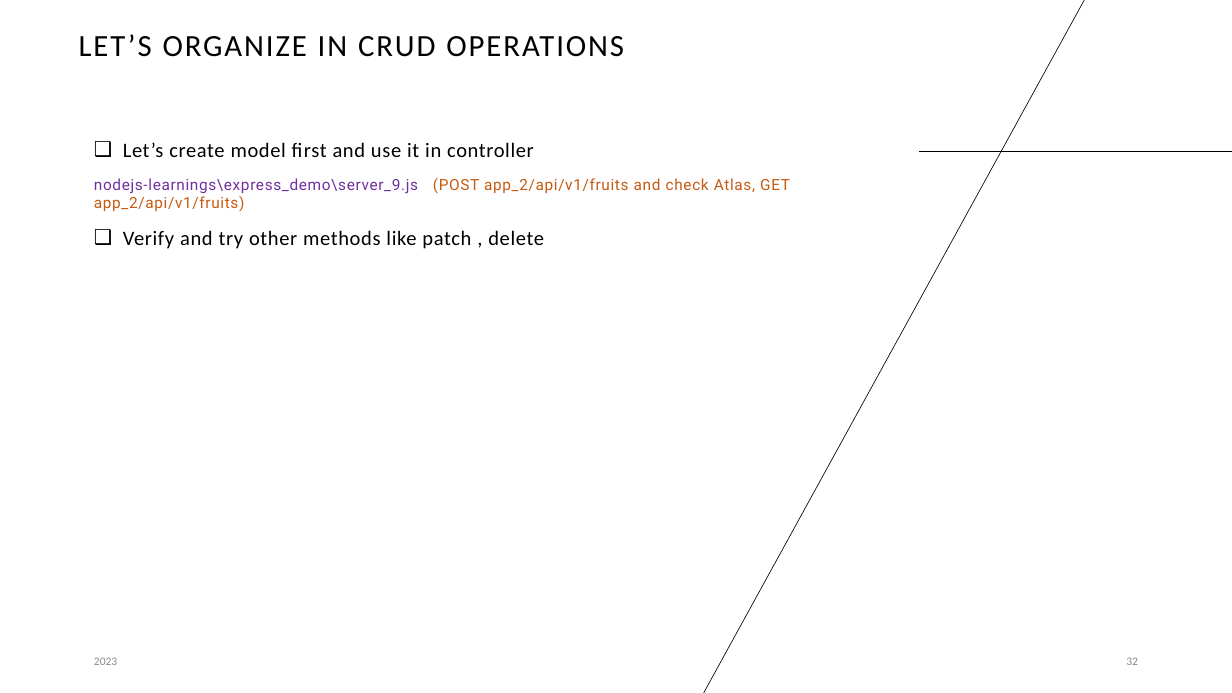
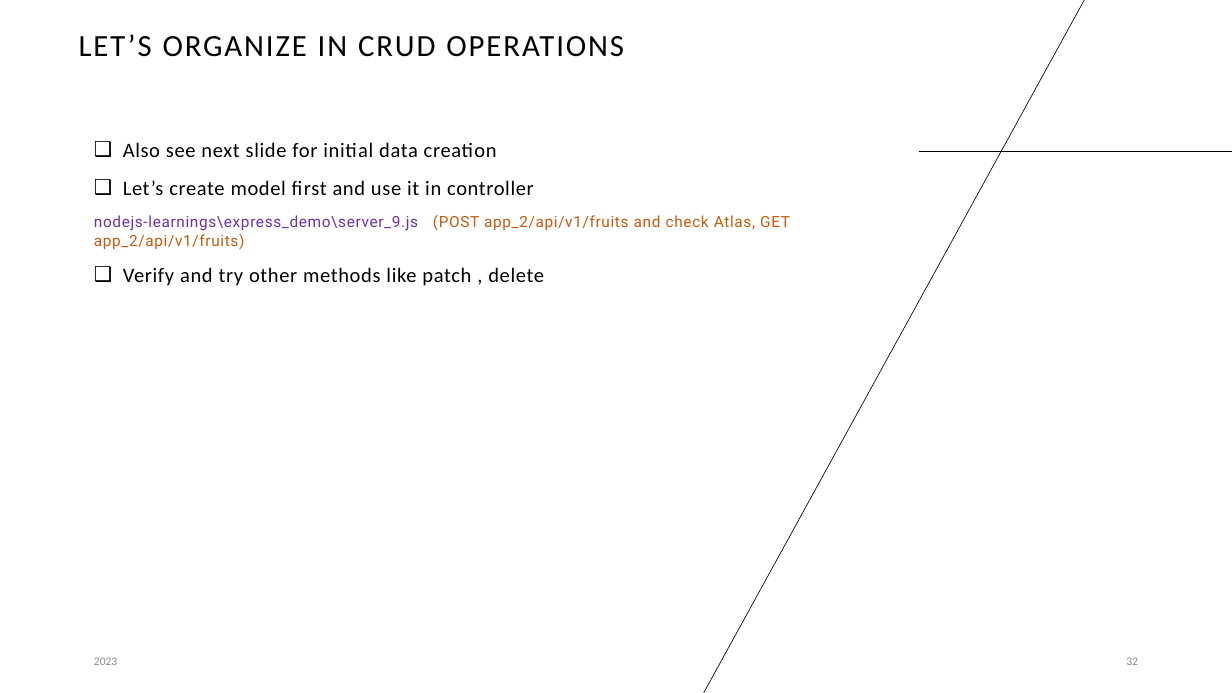
Before and after one commit to cbagade/devops_tutorials, a slide deck: slide 32 of nodejs-learnings/nodejs_learnings.pptx. Drawn at 1232x693 pixels with LibreOffice and Linux fonts; fonts in the diff are those of the drawing. Boxes give left, top, right and bottom in pixels: in the first picture for what was removed or moved away, otherwise in the second. Text is boxed around its words. In the diff, an @@ line names an element or a change of style, - is before the commit and + after.

```diff
--- a/nodejs-learnings/nodejs_learnings.pptx
+++ b/nodejs-learnings/nodejs_learnings.pptx
@@ text at bbox=[123, 142, 497, 157]: paragraph added @@
+❑ Also see next slide for initial data creation
```
Also in this commit, not shown: 2 other slides changed, 2 other files.
